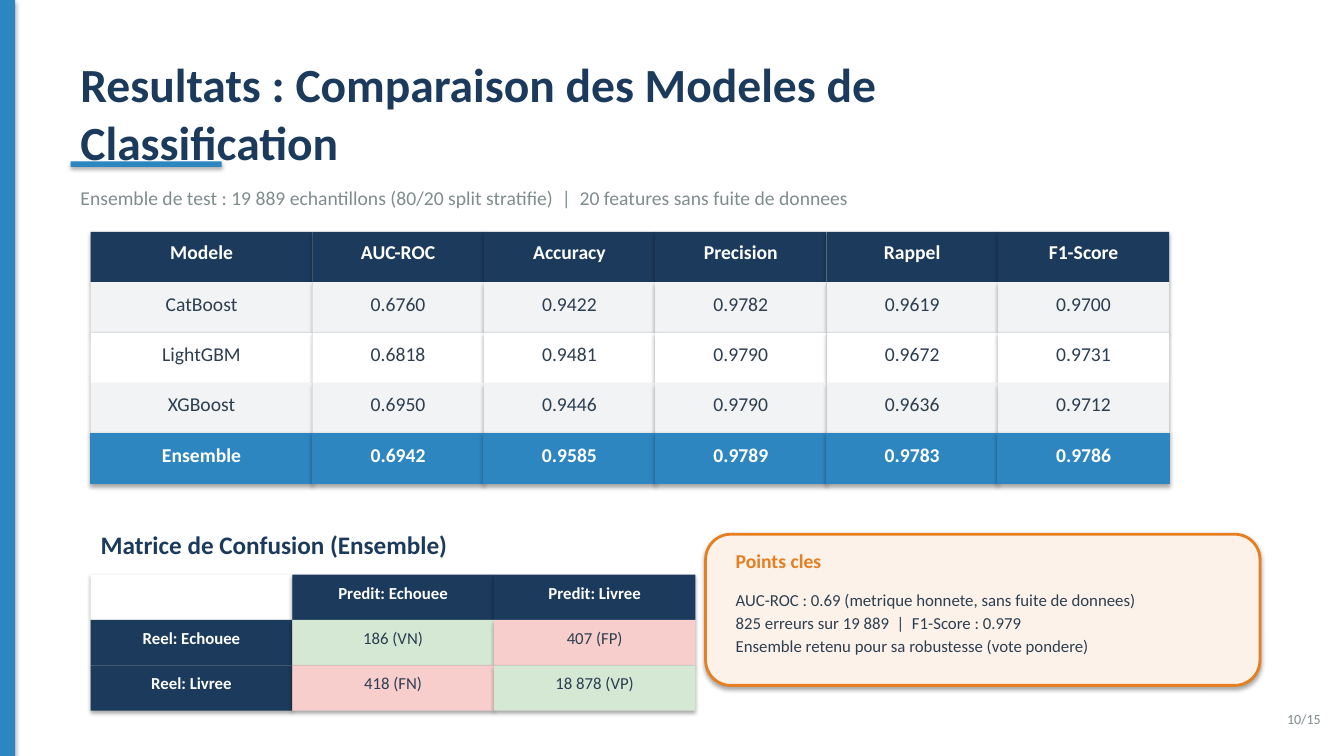
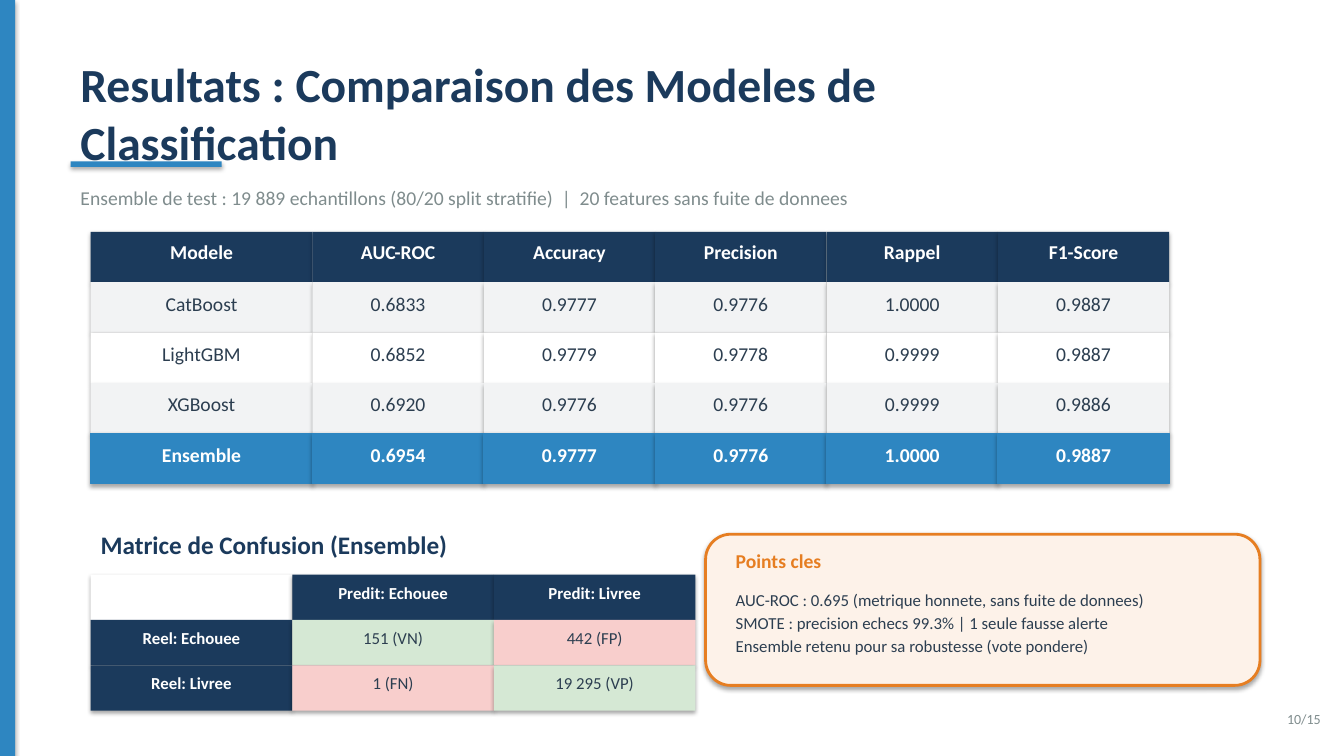
Before and after one commit to amine-dubs/COD-CRM, a slide deck: slide 10 of docs/presentation.pptx. Drawn at 1344x756 pixels with LibreOffice and Linux fonts; fonts in the diff are those of the drawing. Boxes give left, top, right and bottom in pixels: in the first picture for what was removed or moved away, otherwise in the second. Text is boxed around its words. In the diff, an @@ line names an element or a change of style, - is before the commit and + after.

```diff
--- a/docs/presentation.pptx
+++ b/docs/presentation.pptx
@@ text at box(371, 297, 426, 311): text changed @@
-0.6760
+0.6833
@@ text at box(542, 298, 597, 311): text changed @@
-0.9422
+0.9777
@@ text at box(713, 297, 768, 311): text changed @@
-0.9782
+0.9776
@@ text at box(885, 298, 940, 311): text changed @@
-0.9619
+1.0000
@@ text at box(1056, 297, 1111, 311): text changed @@
-0.9700
+0.9887
@@ text at box(371, 347, 426, 361): text changed @@
-0.6818
+0.6852
@@ text at box(542, 348, 597, 361): text changed @@
-0.9481
+0.9779
@@ text at box(713, 347, 768, 361): text changed @@
-0.9790
+0.9778
@@ text at box(885, 348, 940, 361): text changed @@
-0.9672
+0.9999
@@ text at box(1056, 347, 1111, 361): text changed @@
-0.9731
+0.9887
@@ text at box(371, 397, 426, 411): text changed @@
-0.6950
+0.6920
@@ text at box(542, 397, 597, 411): text changed @@
-0.9446
+0.9776
@@ text at box(713, 397, 768, 411): text changed @@
-0.9790
+0.9776
@@ text at box(885, 398, 940, 411): text changed @@
-0.9636
+0.9999
@@ text at box(1056, 397, 1111, 411): text changed @@
-0.9712
+0.9886
@@ text at box(371, 448, 426, 462): text changed @@
-0.6942
+0.6954
@@ text at box(542, 449, 597, 462): text changed @@
-0.9585
+0.9777
@@ text at box(713, 448, 768, 462): text changed @@
-0.9789
+0.9776
@@ text at box(885, 449, 940, 462): text changed @@
-0.9783
+1.0000
@@ text at box(1056, 448, 1111, 462): text changed @@
-0.9786
+0.9887
@@ text at box(736, 594, 1144, 632): text changed @@
-AUC-ROC : 0.69 (metrique honnete, sans fuite de donnees)
-825 erreurs sur 19 889 | F1-Score : 0.979
+AUC-ROC : 0.695 (metrique honnete, sans fuite de donnees)
+SMOTE : precision echecs 99.3% | 1 seule fausse alerte
@@ text at box(363, 632, 423, 646): text changed @@
-186 (VN)
+151 (VN)
@@ text at box(567, 632, 623, 646): text changed @@
-407 (FP)
+442 (FP)
@@ text at box(373, 677, 414, 691): text changed @@
-418 (FN)
+1 (FN)
@@ text at box(555, 677, 633, 691): text changed @@
-18 878 (VP)
+19 295 (VP)
```
Also in this commit, not shown: 1 other slide changed, 6 other files.
